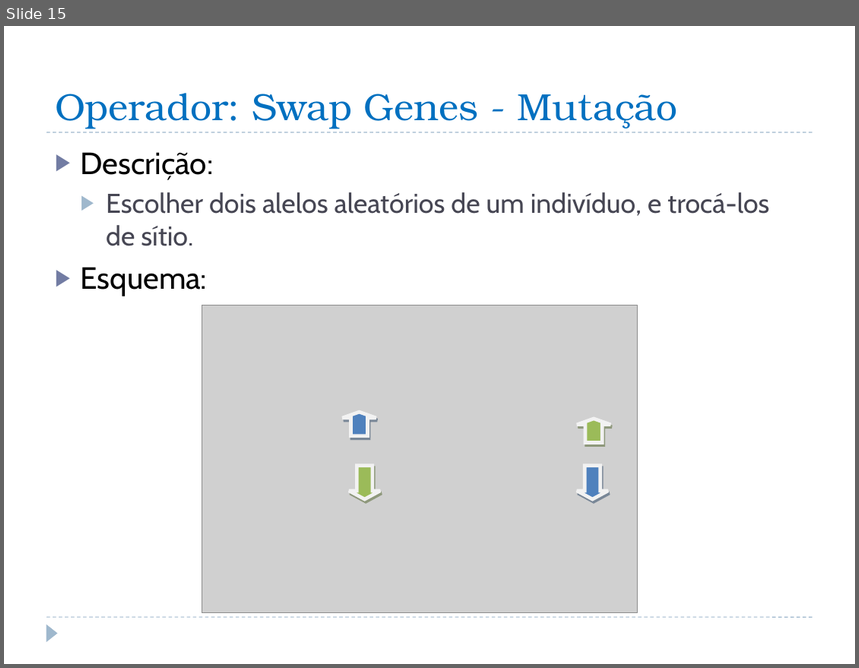
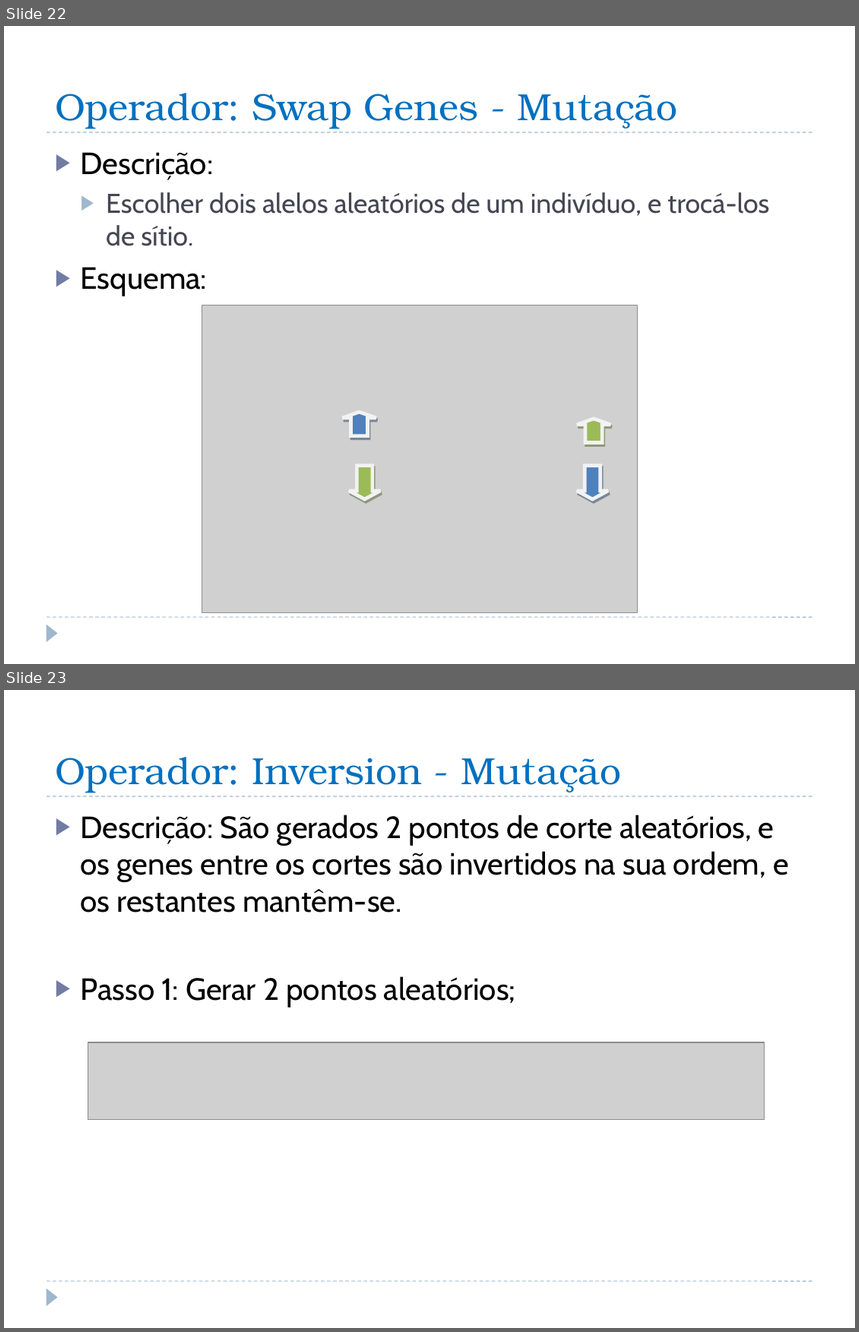
Before and after one commit to iptomar/inovative_11-12, a slide deck: versao03/CaixeiroViajante_apresentacao.pptx. Shown one above the other, each under a label of ours: slide 15 before the commit, slides 22 and 23 after it. The pictures are 859x668 and 859x1332 pixels, drawn with LibreOffice and Linux fonts; fonts in the diff are those of the drawing; grey boxes stand for pictures. Boxes give left, top, right and bottom in pixels: in the first picture for what was removed or moved away, otherwise in the second. Text is boxed around its words. In the diff, an @@ line names an element or a change of style, - is before the commit and + after.

Commit message:
Entrega de Operador PMX e Inversion

```diff
--- a/versao03/CaixeiroViajante_apresentacao.pptx
+++ b/versao03/CaixeiroViajante_apresentacao.pptx
@@ slide 23 added at [4, 690, 855, 1328], background #FFFFFF; not listed: 3 template elements that a slide beside it also shows @@
@@ title added at [55, 757, 622, 793], 32 pt, text #0070C0 @@
+Operador: Inversion - Mutação
@@ text added at [81, 815, 789, 1007], 26 pt, text #000000 @@
+▶ Descrição: São gerados 2 pontos de corte aleatórios, e os genes entre os cortes são invertidos na sua ordem, e os restantes mantêm-se.
+▶ Passo 1: Gerar 2 pontos aleatórios;
@@ picture added at [88, 1043, 764, 1120] @@
@@ what was slide 15 is now slide 22 @@
```
Also in this commit, not shown: 5 slides changed, 9 other slides added, 10 other files.
